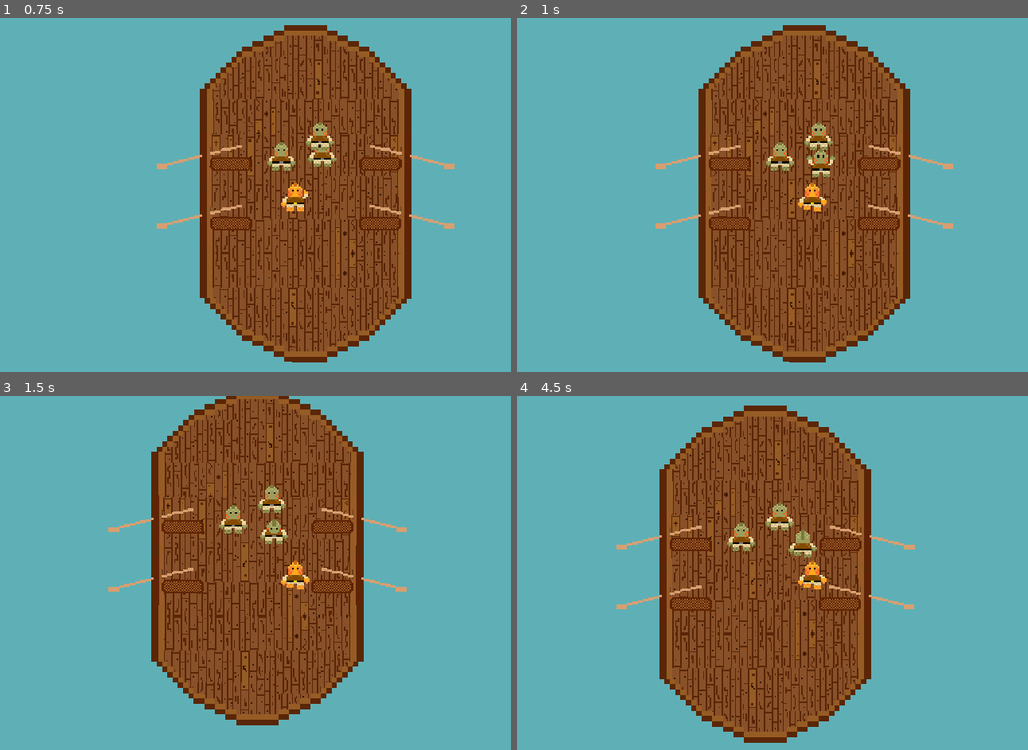
Above: before the commit, frames 1-4 (two rows, left to right).
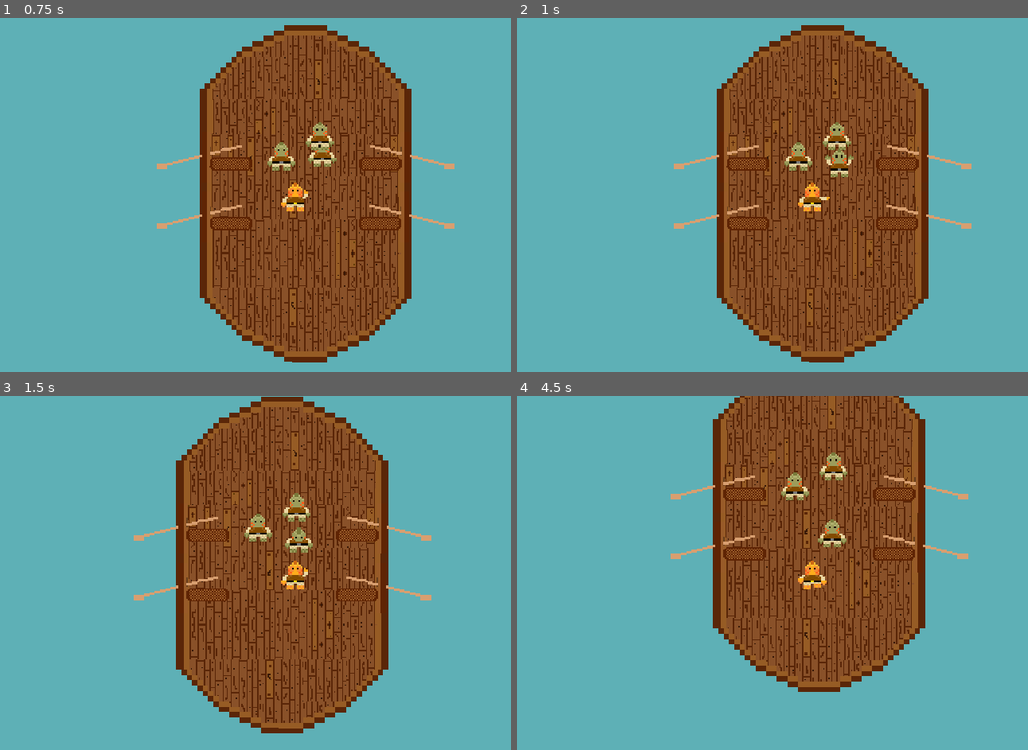
Above: after the commit, the same moments.

Repository: Splashy-Inc/splish-splashisson
Game: Godot game, scene res://Scenes/playground.tscn
Two runs of this game, one before a commit and one after it. Both use one fixed random seed, a clock stepped at 60 frames per second and the inputs below. The project has no main scene, so this scene is started directly.
Inputs:
- Up to frame 1 (0.75 s): tap Enter at 0.5 s; hold D (right) from 0.53 s (still down); tap I (interact) at 0.6 s
- Up to frame 2 (1 s): keep holding D (right)
- Up to frame 3 (1.5 s): release D (right) at 1.28 s; hold S (down) from 1.28 s (still down); tap O (location) at 1.35 s
- Up to frame 4 (4.5 s): release S (down) at 2.03 s; hold D (right) 2.03-2.78 s; tap one key every 0.75 s from 2.1 s: U (unassign) I (interact) O (location) U (unassign); hold W (up) 2.78-3.53 s; hold A (left) from 3.53 s (still down)

Frame 1 is identical in both runs. In frame 2, 21% of the frame differs, in the area x 27-89%, y 2-98%; in frame 3, 23%; in frame 4, 33%, in the area x 19-89%, y 0-98%.

Commit message:
Use animation player for walking and idle

Diff:
--- a/Scenes/splish.gd
+++ b/Scenes/splish.gd
@@ -13,12 +13,12 @@
 		var direction := Input.get_vector("left", "right", "up", "down")
 		if direction:
 			if direction.y < 0:
-				$AnimatedSprite2D.play("walking_up")
+				$AnimationPlayer.play("walking_up")
 			else:
-				$AnimatedSprite2D.play("walking_down")
+				$AnimationPlayer.play("walking_down")
 			velocity = direction * SPEED
 		else:
-			$AnimatedSprite2D.play("idle")
+			$AnimationPlayer.play("idle")
 			velocity = Vector2.ZERO
 
 		move_and_slide()
